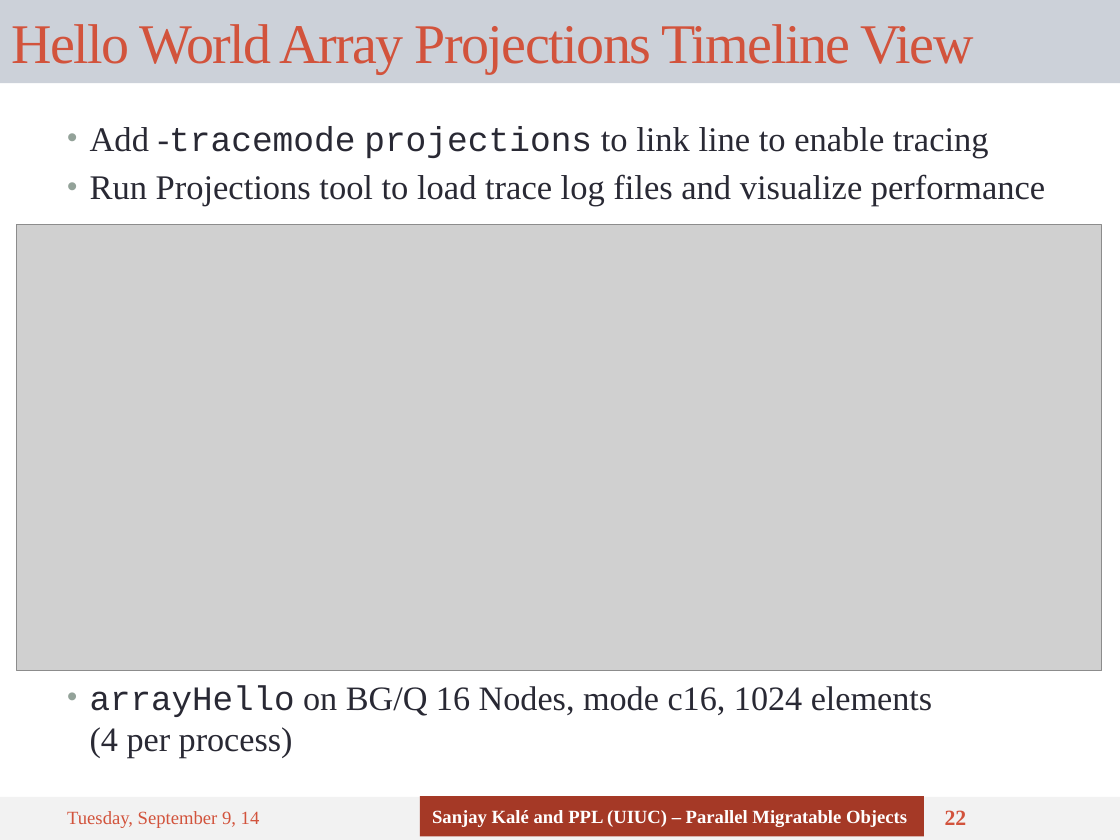
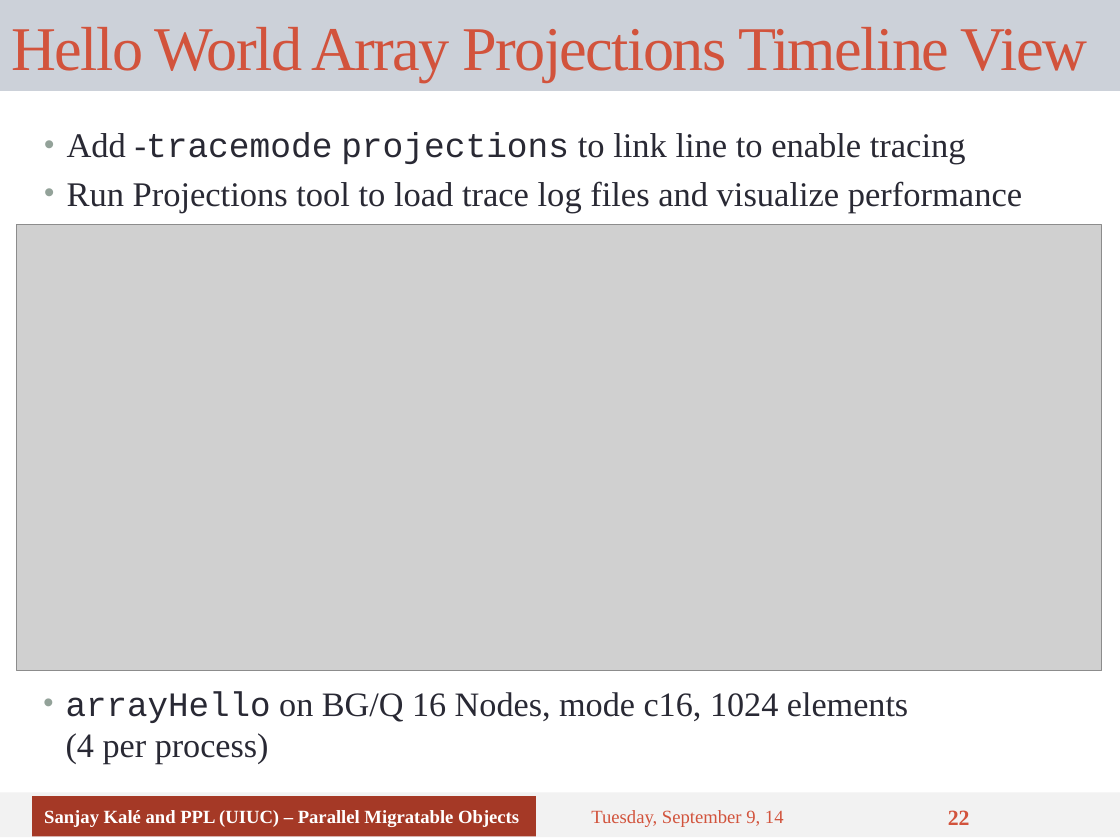
Before and after one commit to UIUC-PPL/charm_tutorial, a slide deck: slide 22 of tutorial-04-charm_basics.pptx. Drawn at 1120x840 pixels with LibreOffice and Linux fonts; fonts in the diff are those of the drawing; grey boxes stand for pictures. Boxes give left, top, right and bottom in pixels: in the first picture for what was removed or moved away, otherwise in the second. Text is boxed around its words. In the diff, an @@ line names an element or a change of style, - is before the commit and + after.

```diff
--- a/tutorial-04-charm_basics.pptx
+++ b/tutorial-04-charm_basics.pptx
@@ title "Hello World Array Projections Timeline ...": place and size @@
-title "Hello World Array Projections Timeline ..." at box(0, 0, 1120, 83)
+title "Hello World Array Projections Timeline ..." at box(0, 0, 1120, 91)
@@ title "Hello World Array Projections Timeline ..." at box(0, 0, 1120, 91): size 36 to 40 pt @@
@@ text "Add -tracemode projections to link ..." at box(67, 132, 1022, 212): vertical alignment top to middle @@
@@ text "Add -tracemode projections to link ...": place and size @@
-text "Add -tracemode projections to link ..." at box(90, 126, 1045, 206)
+text "Add -tracemode projections to link ..." at box(67, 132, 1022, 212)
@@ text "arrayHello on BG/Q 16 Nodes, ...": place and size @@
-text "arrayHello on BG/Q 16 Nodes, ..." at box(90, 685, 932, 758)
+text "arrayHello on BG/Q 16 Nodes, ..." at box(66, 691, 908, 764)
@@ text "arrayHello on BG/Q 16 Nodes, ..." at box(66, 691, 908, 764): vertical alignment top to middle @@
@@ rectangle: place and size @@
-rectangle at box(0, 797, 1120, 840)
+rectangle at box(0, 793, 1120, 838)
@@ rectangle "Sanjay Kalé and PPL (UIUC) ...": place and size @@
-rectangle "Sanjay Kalé and PPL (UIUC) ..." at box(420, 796, 924, 837)
+rectangle "Sanjay Kalé and PPL (UIUC) ..." at box(32, 796, 536, 837)
@@ text "Tuesday, September 9, 14": place and size @@
-text "Tuesday, September 9, 14" at box(67, 811, 260, 828)
+text "Tuesday, September 9, 14" at box(591, 810, 784, 827)
```
Also in this commit, not shown: 35 other slides changed.
